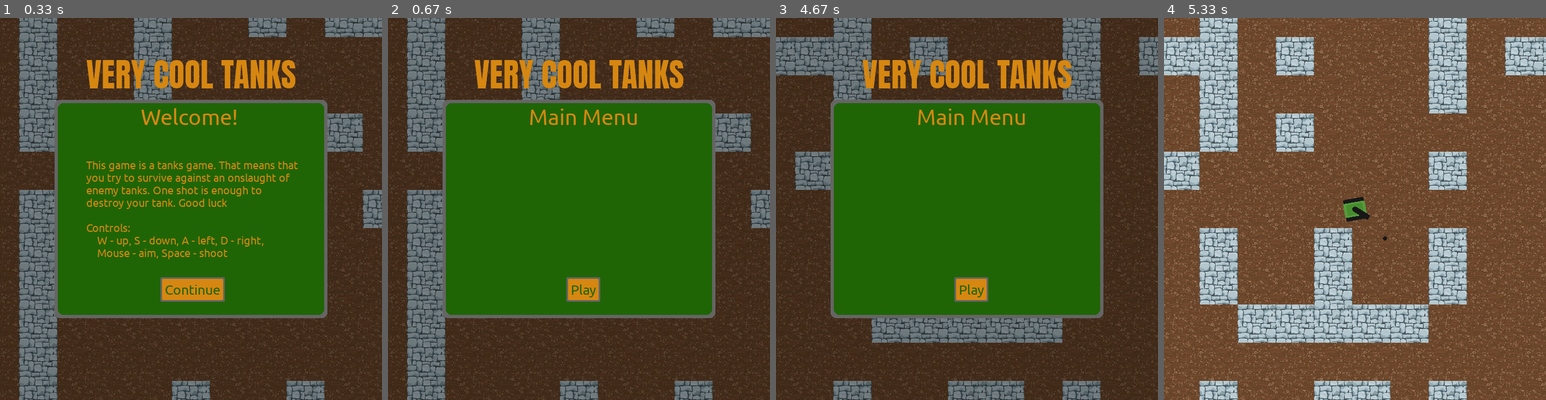
Above: before the commit, frames 1-4 (left to right).
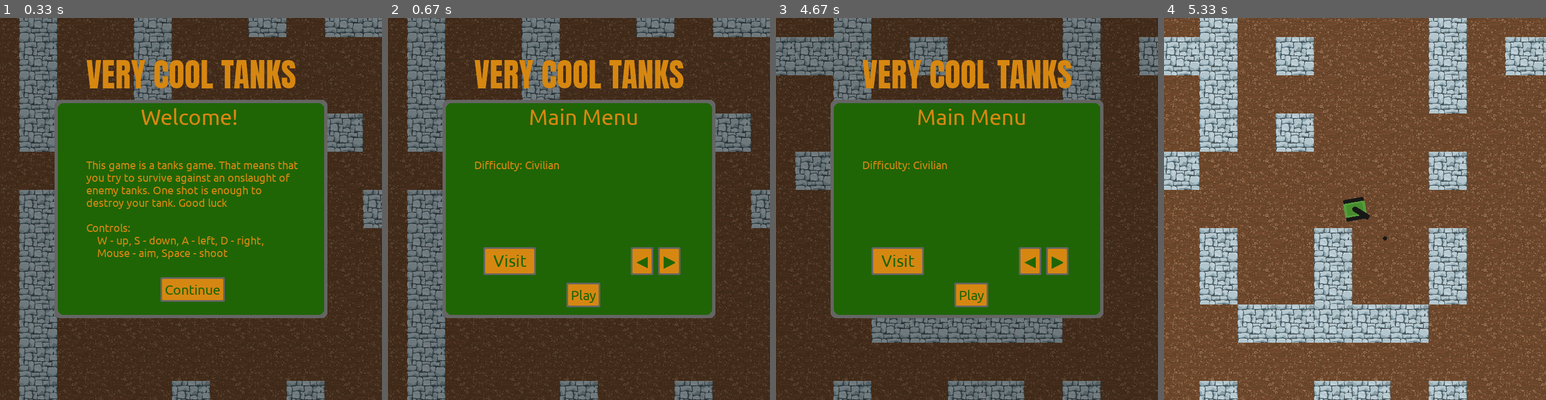
Above: after the commit, the same moments.

Repository: Camleaf/ICS3U
Game: pygame game, started from U3/main.py
The game is run twice, just before and just after one commit, with the same random seed, the same clock (stepped at 60 frames per second) and the same inputs.
Inputs (mouse positions are in pixels of both pictures, inside the frame that each line leads up to):
- Up to frame 1 (0.33 s): no input
- Up to frame 2 (0.67 s): click (579, 289) at 0.38 s
- Up to frame 3 (4.67 s): click (970, 293) at 0.72 s; tap Space at 1, 1.4, 1.7, 1.9, 2.23, 2.53, 2.73, 3.03, 3.3, 3.63, 3.93, 4.07 s; hold D 1.33-1.8 s; move the mouse to (875, 212) at 1.37 s; hold W 1.83-2.13 s; move the mouse to (848, 151) at 1.87 s; hold D 2.17-2.63 s; move the mouse to (1024, 75) at 2.2 s; hold A 2.67-3.2 s; move the mouse to (1012, 243) at 2.7 s; hold S 3.23-3.53 s; move the mouse to (974, 79) at 3.27 s; hold A 3.57-3.97 s; move the mouse to (829, 197) at 3.6 s; hold W 4-4.37 s; move the mouse to (970, 251) at 4.03 s; click (970, 273) at 4.45 s
- Up to frame 4 (5.33 s): click (1358, 293) at 4.78 s; hold D from 5.07 s (still down); move the mouse to (1454, 270) at 5.1 s; tap Space at 5.13 s

Frame 1 is identical in both runs. In frame 2, 2.3% of the frame differs, in the area x 22-77%, y 37-76%; in frame 3, 2.3%; in frame 4, nothing differs.

Commit message:
Add support for sysfonts and keep working on main menu

Diff:
--- a/U3/lib/pymenu/pymenu.py
+++ b/U3/lib/pymenu/pymenu.py
@@ -27,6 +27,7 @@
         self.transparency_key = transparency_key
 
         self._default_font_file = os.path.join(f"{os.getcwd()}","gameFont.ttf")
+        self.sysfont = False
         self.__width = width
         self.__height = height
         self.__surf = pg.Surface([self.__width, self.__height],pg.SRCALPHA)
@@ -62,8 +63,12 @@
             self.update_surf(ID)
 
 
-    def set_font_file(self, file_path):
+    def set_font_file(self, file_path, sysfont=False):
         self._default_font_file = file_path
+        if sysfont:
+            self.sysfont = True
+        else:
+            self.sysfont = False
 
     def __gridhandler(self, grid, position):
         """Private method whichs handles .pack operations for all subitems of a grid"""
@@ -278,12 +283,15 @@
             break
     return [lines,current_line,current_width, word]
 
-def _create_multiline_text(window:Window, text:str, padding=10, size=20, width=100, color: tuple[int]=BLACK, font_file=None) -> pg.Surface:
+def _create_multiline_text(window:Window, text:str, padding=10, size=20, width=100, color: tuple[int]=BLACK, font_file=None, sysfont:bool=False) -> pg.Surface:
     """Handles creating pygame text objects automatically using pg.freetype"""
     # this won't run very much so the overhead can be greater
     if font_file is None:
         font_file = window._default_font_file
-    font = pg.font.Font(font_file,size=size)
+    if sysfont:
+        font = pg.font.SysFont(font_file,size)
+    else:
+        font = pg.font.Font(font_file,size=size)
     if width == -1:
         width = padding//2
     surf = font.render(text,True, color, wraplength=width- padding//2)
@@ -344,10 +352,11 @@
 
 class Label(__Object):
     """A label class meant for storing multiline text inheriting from __Object"""
-    def __init__(self, window, text:str = '', width:int=100, text_padding:int=8, text_ …(202 unchanged characters)…
+    def __init__(self, window, text:str = '', text_centre:str = "left",width:int=100, text_padding:int=8, text_ …(202 unchanged characters)…
         super().__init__(window, value=None, text=text, command=None, args=None)
         self.window = window
         self._default_font_file = self.window._default_font_file
+        self.sysfont = self.window.sysfont
         self.width = width
         self.text_padding = text_padding
         self.border_width = border_width
@@ -358,11 +367,13 @@
         self.text_size = text_size
         self.background_alpha = background_alpha
         self.text_alpha = text_alpha
+        self.text_centre = text_centre
+
 
 
     def render(self):
         text_color = [x for x in self.text_color] + [self.text_alpha]
-        self.text_surf = _create_multiline_text(self.window, padding=self.text_padding, text=self.text, size=self.text_size, width=self.width, color=text_color, font_file=self._default_font_file)
+        self.text_surf = _create_multiline_text(self.window, padding=self.text_padding, text=self.text, size=self.text_size, width=self.width, color=text_color, font_file=self._default_font_file, sysfont=self.sysfont)
         # image is absed around self.text_surf plus the text padding needed for the border
         if self.width == -1:
             self.width = self.text_surf.get_rect().width
@@ -388,7 +399,20 @@
         )
 
         self._image.blit(temp_surf, (0,0))
-        self._image.blit(self.text_surf, (self.text_padding,self.text_padding))
+
+        img_rect = self._image.get_rect()
+        img_size = self.text_surf.get_size()
+        if self.text_centre == "right":
+            pos_rect = pg.Rect(0,self.text_padding, *img_size)
+            pos_rect.right = img_rect.right-self.text_padding
+        elif self.text_centre == "left":
+            pos_rect = pg.Rect(self.text_padding,self.text_padding, *img_size)
+        elif self.text_centre == "centre":
+            pos_rect = pg.Rect(0,self.text_padding, *img_size)
+            pos_rect.centerx = img_rect.width//2
+        else:
+            raise Exception(f"Text centre position {self.text_centre} is not a valid argument")
+        self._image.blit(self.text_surf, pos_rect)
 
     def __str__(self):
         return "label"
@@ -397,8 +421,8 @@
 class Button(Label):
     """A button which triggers a function onclick"""
     # inherits from label for styling options but also contains command
-    def __init__(self, window, text:str = '', command=None, args:tuple[Any]=None, widt …(238 unchanged characters)…
-        super().__init__(window, text, width, text_padding, text_size, border_width, corner_radius, background_color, text_color, border_color, background_alpha, text_alpha)
+    def __init__(self, window, text:str = '', text_centre:str='left', command=None, args:tuple[Any]=None, widt …(238 unchanged characters)…
+        super().__init__(window, text, text_centre, width, text_padding, text_size, border_width, corner_radius, background_color, text_color, border_color, background_alpha, text_alpha)
         self.activated = False
         self._func = command
         self._args = args
@@ -410,9 +434,10 @@
 
 class TextBox(__Object):
     """A textbox which the user can type in"""
-    def __init__(self, window, text:str = '', width:int=100, max_rows …(235 unchanged characters)…
+    def __init__(self, window:Window, text:str = '', width:int=100, max_rows …(235 unchanged characters)…
         super().__init__(window, value=False, text=text, command=None, args=None)
         self._default_font_file = window._default_font_file
+        self.sysfont = window.sysfont
         self.width = width
         self.text_padding = text_padding
         self.border_width = border_width
@@ -431,7 +456,7 @@
     def render(self):
         text_color = [x for x in self.text_color] + [self.text_alpha]
         cursortext = self.text[:self.cursor_pos+1] + '|' + self.text[self.cursor_pos+1:] if self.activated else self.text
-        self.text_surf = _create_multiline_text(self.window, padding=self.text_padding, text=cursortext, size=self.text_size, width=self.width, color=text_color, font_file=self._default_font_file)
+        self.text_surf = _create_multiline_text(self.window, padding=self.text_padding, text=cursortext, size=self.text_size, width=self.width, color=text_color, font_file=self._default_font_file, sysfont=self.sysfont)
         while self.text_surf.height > self.max_height:
             self.text = self.text[:-1]
             self.text_surf = _create_multiline_text(self.window, padding=self.text_padding, text=self.text+'|' if self.activated else self.text, size=self.text_size, width=self.width, color=self.text_color, font_file=self.window._default_font_file)
--- a/U3/main.py
+++ b/U3/main.py
@@ -32,6 +32,19 @@
     """Acts as a container which keep state between game objects when they are passed between files"""
 
     def __init__(self):
+        self.max_difficulty = 7
+
+        self.diff_word = {
+            1:"civilian",
+            2:"cadet",
+            3:"ensign",
+            4:"captain",
+            5:"commodore",
+            6:"admiral",
+            7:"grand admiral",
+        }
+
+
         self.refresh_state()
 
     def refresh_state(self):
@@ -39,6 +52,7 @@
 
         self.game_end = False
         self.interrupt_menu_active = True
+        self.difficulty = 1
         self.screen = Screen(DISPLAY_BASE,DISPLAY_HEIGHT, GAME_BASE, GAME_HEIGHT)
         self.walls = Walls(GAME_BASE,GAME_HEIGHT, DISPLAY_BASE, DISPLAY_HEIGHT)
         self.player = Player(40,40,DISPLAY_BASE, DISPLAY_HEIGHT, GAME_BASE, GAME_HEIGHT)
--- a/U3/utils/menu/frames.py
+++ b/U3/utils/menu/frames.py
@@ -81,10 +81,31 @@
     grid.pack(label, row=2, column=3, columnspan=8, ID="WelcomeLabel")
 
 
+    label = mu.Label(window,
+                    "Difficulty: Civilian",
+                    width=400,
+                    text_size=20,
+                    text_color=LIGHT_ORANGE,
+                    background_alpha=0
+    )
+    grid.pack(label,row=4,column=1,columnspan=8, ID="DifficultyText")
 
 
+    window.set_font_file("segoeuisymbol", sysfont=True)
+    button = mu.Button(window, "▶", text_centre="centre",command=menu.switch_frame, args=("main",), width=25, text_size=30, border_width=3, corner_radius=2, border_color=OFF_GREY, background_color=LIGHT_ORANGE, text_color=VERY_DARK_PICKLE_GREEN)
+    window.pack(button, (495,420), ID="DifficultyIncrement") #update this diff to difficulty modify func
+
+    button = mu.Button(window, "◀", text_centre="centre",command=menu.switch_frame, args=("main",), width=25, text_size=30, border_width=3, corner_radius=2, border_color=OFF_GREY, background_color=LIGHT_ORANGE, text_color=VERY_DARK_PICKLE_GREEN)
+    window.pack(button, (445,420), ID="DifficultyDecrement") #update this diff to difficulty modify func
+    window.set_font_file(os.path.join(f'{os.getcwd()}','assets','gameFont.ttf'))
+
+    button = mu.Button(window, "Visit", text_centre="centre",command=menu.switch_frame, args=("shop",), width=80, text_size=30, border_width=3, corner_radius=2, border_color=OFF_GREY, background_color=LIGHT_ORANGE, text_color=VERY_DARK_PICKLE_GREEN)
+    window.pack(button, (175,420), ID="DifficultyDecrement")
+
+    # still need to create a lot of function
+
     button = mu.Button(window, "Play", command=menu.enter_game, args=tuple(), width=-1, text_size=25, border_width=3, corner_radius=2, border_color=OFF_GREY, background_color=LIGHT_ORANGE, text_color=VERY_DARK_PICKLE_GREEN)
-    window.pack(button, (327,475), ID="Playbutton")
+    window.pack(button, (327,485), ID="Playbutton")
 
 
     window.pack(grid, (100,50))
@@ -144,3 +165,12 @@
 
     window.pack(grid, (100,50))
     window.save_frame("endgame", flush=True)
+
+
+
+
+    ### shop
+
+
+    window.pack(grid, (100,50))
+    window.save_frame("shop", flush=True)
--- a/U3/utils/menu/main.py
+++ b/U3/utils/menu/main.py
@@ -50,6 +50,22 @@
         self.window.update_stat(ID, text=text)
         self.window.update_surf(ID, bg_color)
 
+
+    def set_difficulty(self, level:bool=1,increment:bool=False):
+        if increment:
+            self.c.difficulty += 1
+            self.c.difficulty %= self.c.max_difficulty + 1
+        else:
+            self.c.difficulty = level
+            self.c.difficulty %= self.c.max_difficulty + 1
+
+
+
+
+
+
+
+
     def render(self, DISPLAY: pg.Surface):
         DISPLAY.blit(self.surface())
 
